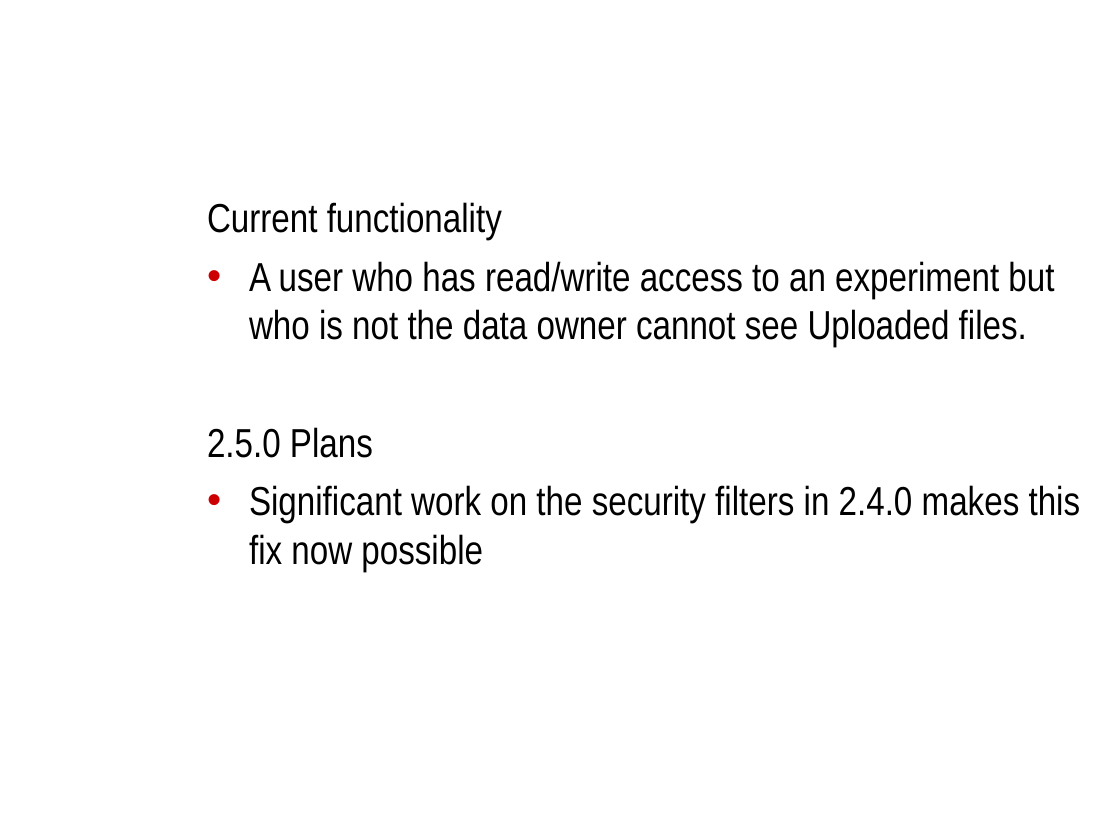
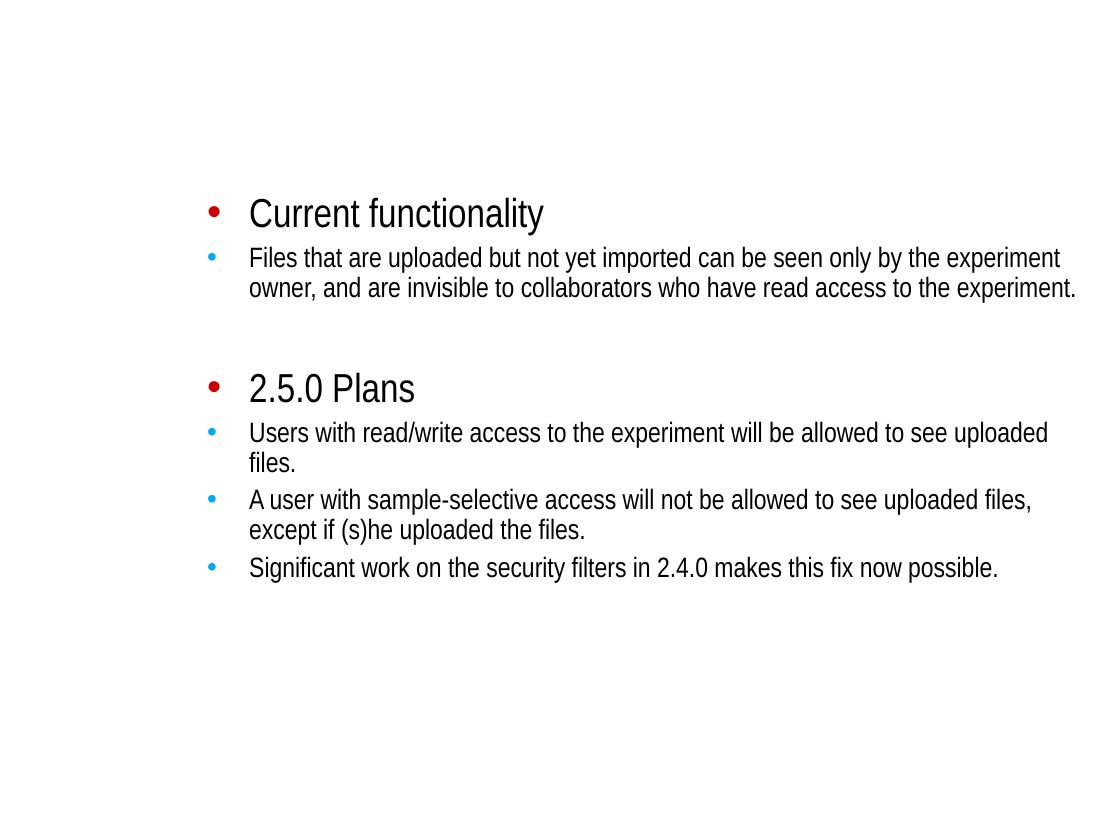
Before and after one commit to NCIP/caarray-docs, a slide deck: slide 13 of project_management/open_meetings/ICR_WS_Meeting_2010_08_11.ppt (slide 12 before the commit). Drawn at 1120x840 pixels with LibreOffice and Linux fonts; fonts in the diff are those of the drawing; background and template pictures are left out. Boxes give left, top, right and bottom in pixels: in the first picture for what was removed or moved away, otherwise in the second. Text is boxed around its words. In the diff, an @@ line names an element or a change of style, - is before the commit and + after.

```diff
--- a/project_management/open_meetings/ICR_WS_Meeting_2010_08_11.ppt
+++ b/project_management/open_meetings/ICR_WS_Meeting_2010_08_11.ppt
@@ text at bbox=[249, 197, 544, 403]: bullet none to •; list level 1 to 2 in "Current functionality"; line spacing 1 to 0.9; list level 1 to 2 in "2.5.0 Plans" @@
@@ text at bbox=[249, 246, 1077, 303]: text changed; size 26 to 18 pt @@
-• A user who has read/write access to an experiment but who is not the data owner cannot see Uploaded files.
+  • Files that are uploaded but not yet imported can be seen only by the experiment owner, and are invisible to collaborators who have read access to the experiment.
@@ text at bbox=[249, 421, 1048, 582]: text changed; size 26 to 18 pt @@
-• Significant work on the security filters in 2.4.0 makes this fix now possible
+  • Users with read/write access to the experiment will be allowed to see uploaded files.
+  • A user with sample-selective access will not be allowed to see uploaded files, except if (s)he uploaded the files.
+  • Significant work on the security filters in 2.4.0 makes this fix now possible.
```
Also in this commit, not shown: 11 other slides changed, 2 slides added.
